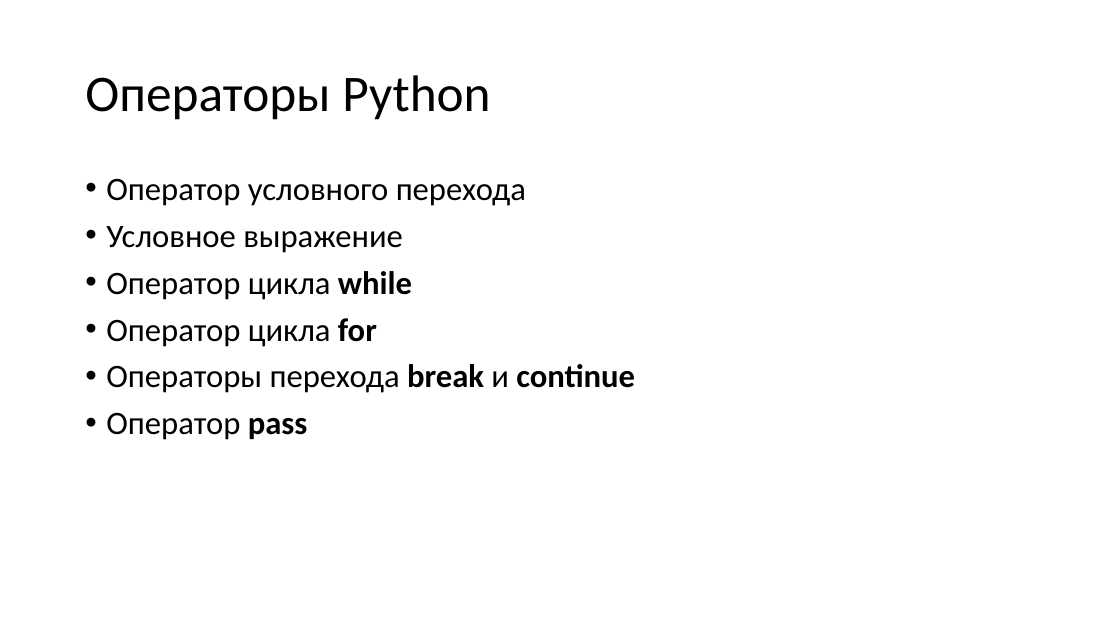
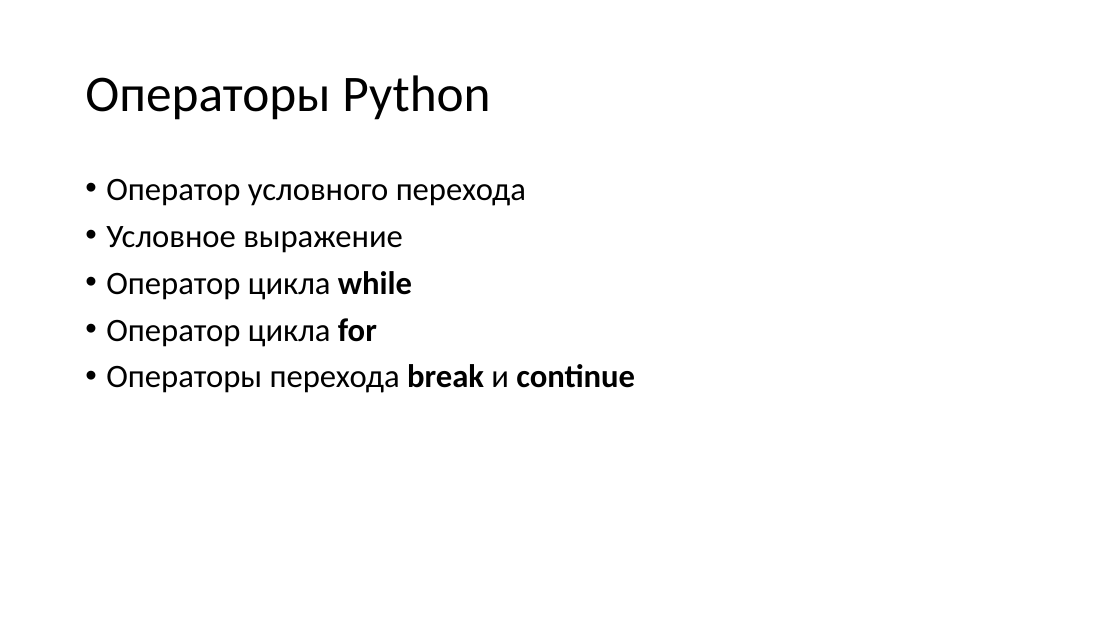
Before and after one commit to paveltsytovich/telegram-course, a slide deck: slide 65 of Presentation/Основы алгоритмизации и программирования.pptx. Drawn at 1120x630 pixels with LibreOffice and Linux fonts; fonts in the diff are those of the drawing. Boxes give left, top, right and bottom in pixels: in the first picture for what was removed or moved away, otherwise in the second. Text is boxed around its words. In the diff, an @@ line names an element or a change of style, - is before the commit and + after.

Commit message:
Убран оператор pass из темы

```diff
--- a/Presentation/Основы алгоритмизации и программирования.pptx
+++ b/Presentation/Основы алгоритмизации и программирования.pptx
@@ text at [106,412,308,440]: paragraph removed @@
-• Оператор pass
```
